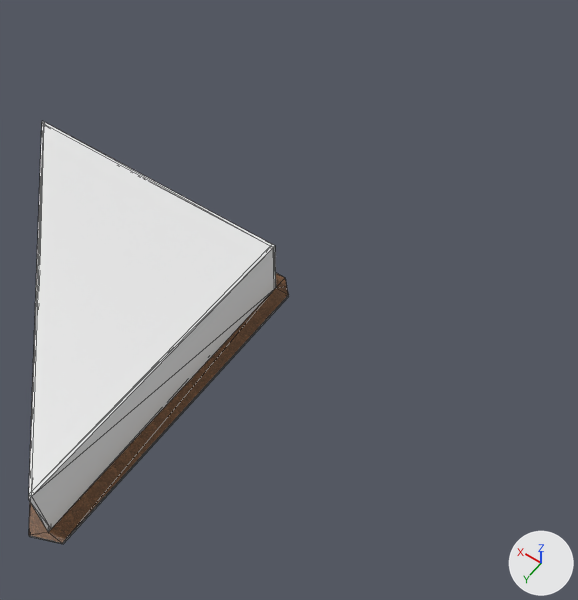
Before and after pictures for a commit that changed the glTF model Gangsta Wizards/Main/BUILDINGS/Utility and Misc/Water Treatment.glb.
Before and after are seen from a 50 mm camera at (-38.7, 28.2, 61.4) aimed at (-10.7, -11.1, -0.4). Arrows for +X, +Y and +Z are at lower right; the lights stay in place. The picture after the commit comes second. Mesh edges are drawn as thin lines. Where no turn or scale is listed for an object, it has been applied to the vertices. Vertices at exactly the same position are counted once.

Script lines for the objects in view, before the commit:
```python
me_cube = bpy.data.meshes.new('Cube')
me_cube.from_pydata(...)  # 20 vertices, 42 faces; spans x -10.5..22.6, y -12.8..20.3, z -0.2..0.2
# faces by material slot: [32, 10]
me_cube.materials.append(mat_concrete)  # grey #9d9d9d
me_cube.materials.append(mat_dirt)  # picture img_dirt
me_cube_001 = bpy.data.meshes.new('Cube.001')
me_cube_001.from_pydata(...)  # 24 vertices, 50 faces; spans x -0.2..30.3, y -15.6..14.9, z -3.0..3.0
me_cube_002 = bpy.data.meshes.new('Cube.002')
me_cube_002.from_pydata([(0.2, -15.3, 3.0), (0.2, 14.3, 3.0), (29.7, -15.3, 3.0), (0.2, 14.3, 2.7), (0.2, -15.3, 2.7), (29.7, -15.3, 2.7)], [], [(2, 0, 1), (5, 3, 4), (2, 1, 3), (2, 3, 5), (0, 2, 5), (0, 5, 4), (1, 0, 4), (1, 4, 3)])
ob_ext_walls = bpy.data.objects.new('Ext Walls', me_cube_001)
ob_ext_walls.location = (-8.8, 4.3, 3.2)
ob_floor___ground = bpy.data.objects.new('Floor & Ground', me_cube)
ob_floor___ground.location = (0.0, 0.0, 0.0)
ob_roof = bpy.data.objects.new('Roof', me_cube_002)
ob_roof.location = (-8.8, 4.3, 3.2)
```
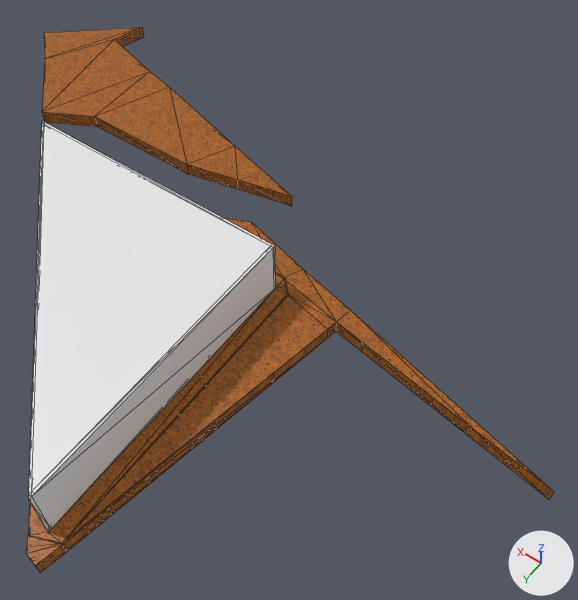
Changed parts and their boxes [x1, y1, x2, y2] in the pictures (578 x 600 px):
'Undeveloped Land.001', added
    after: [26, 27, 554, 572]
part 1 of me_cube, recoloured
    both: [29, 274, 288, 543]

Edits to the bpy script that builds the scene:
```text
Add img_red_dirt:
    img_red_dirt = load_image('Red Dirt', '_unpacked/Red_Dirt', 450, 450, 'sRGB')
Add mat_red_dirt:
    mat_red_dirt = principled_material('Red Dirt')
    mat_red_dirt.texture = img_red_dirt
Change me_cube:
    where me_cube.from_pydata(...)  # 20 vertices, 42 faces; spans x -10.5..22.6, y -12.8..20.3, z -0.2..0.2
    used by ob_floor___ground; location = (0.0, 0.0, 0.0)
    me_cube part 1: all 10 faces that had it switch from mat_dirt (picture img_dirt) to mat_red_dirt (picture img_red_dirt)
Add me_cube_016:
    me_cube_016.from_pydata(...)  # 72 vertices, 128 faces; spans x 54.1..135.1, y 467.7..526.0, z -1.4..0.2
    me_cube_016.materials.append(mat_red_dirt)  # picture img_red_dirt
Add ob_undeveloped_land_001:
    ob_undeveloped_land_001 = bpy.data.objects.new('Undeveloped Land.001', me_cube_016)
    ob_undeveloped_land_001.location = (-94.1, -504.3, 0.0)
```
